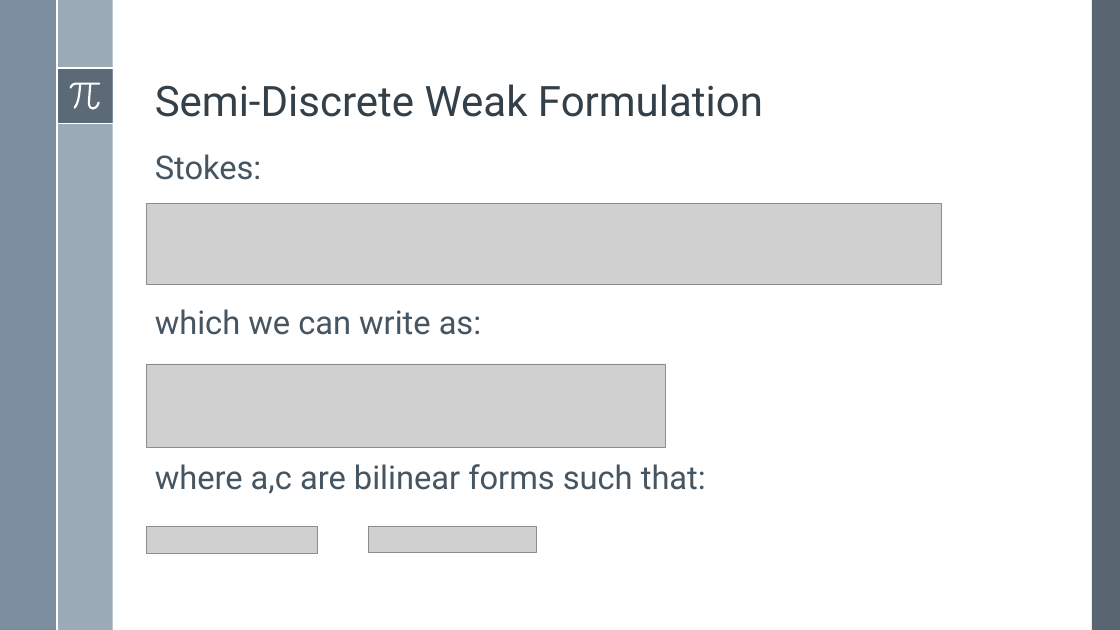
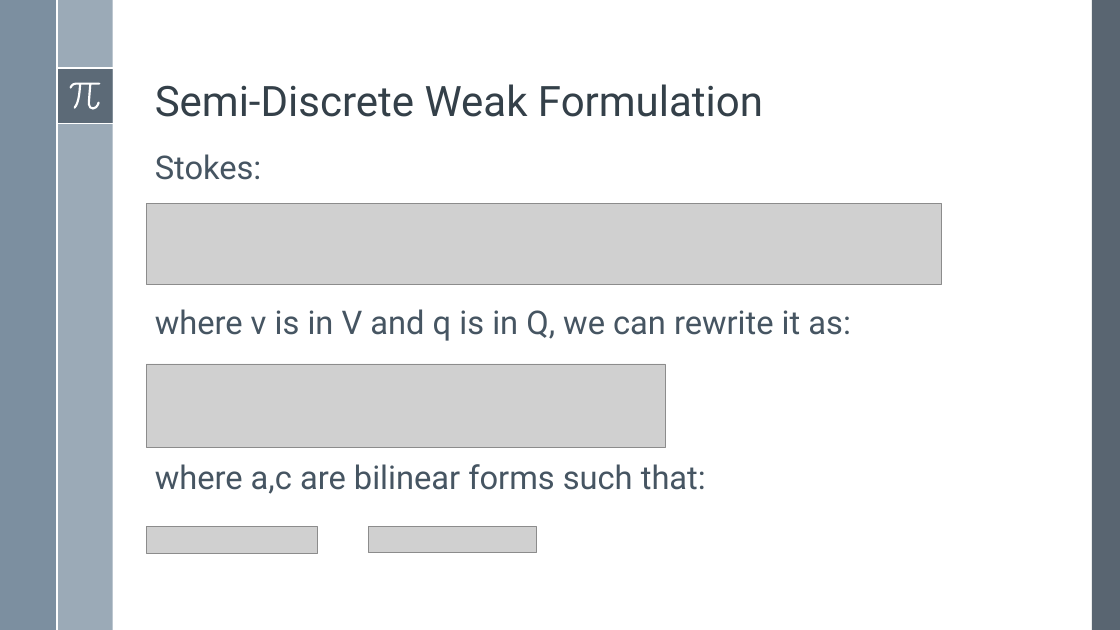
Before and after one commit to simone-fdr/navier-stokes, a slide deck: slide 4 of Presentatione_NMPDE_Navier_Stokes_temp.pptx. Drawn at 1120x630 pixels with LibreOffice and Linux fonts; fonts in the diff are those of the drawing; grey boxes stand for pictures. Boxes give left, top, right and bottom in pixels: in the first picture for what was removed or moved away, otherwise in the second. Text is boxed around its words. In the diff, an @@ line names an element or a change of style, - is before the commit and + after.

```diff
--- a/Presentatione_NMPDE_Navier_Stokes_temp.pptx
+++ b/Presentatione_NMPDE_Navier_Stokes_temp.pptx
@@ text at [155,309,850,341]: text changed @@
-which we can write as:
+where v is in V and q is in Q, we can rewrite it as:
```
Also in this commit, not shown: 4 other slides changed, 2 slides added, 1 slide removed.
